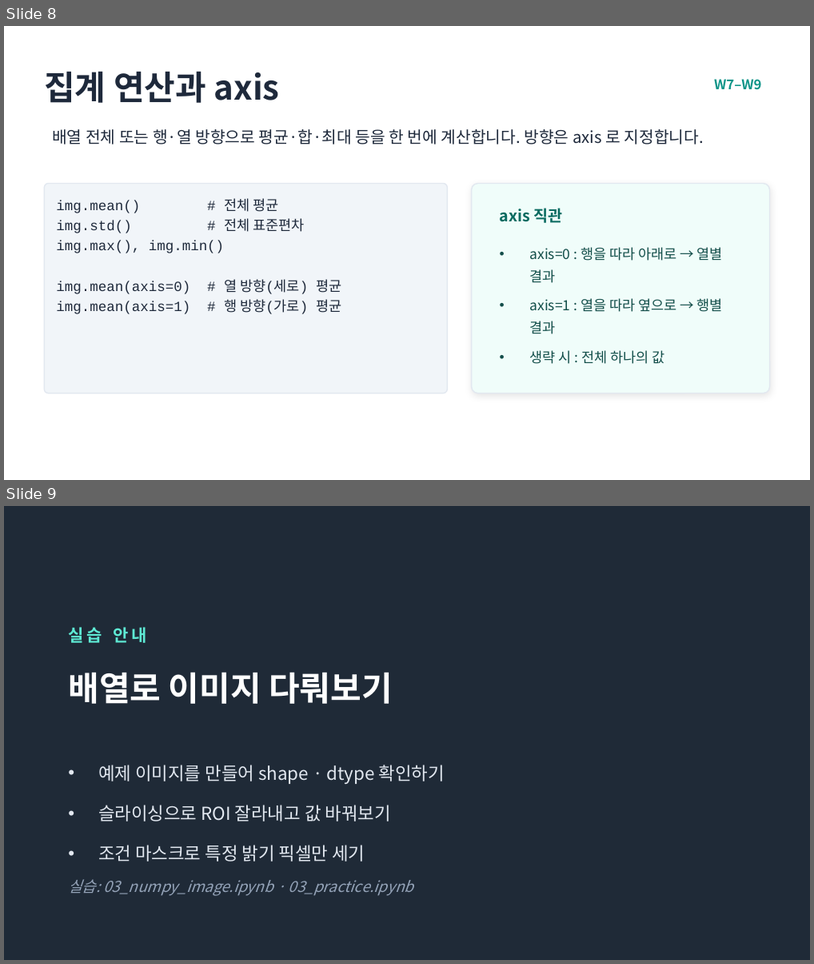
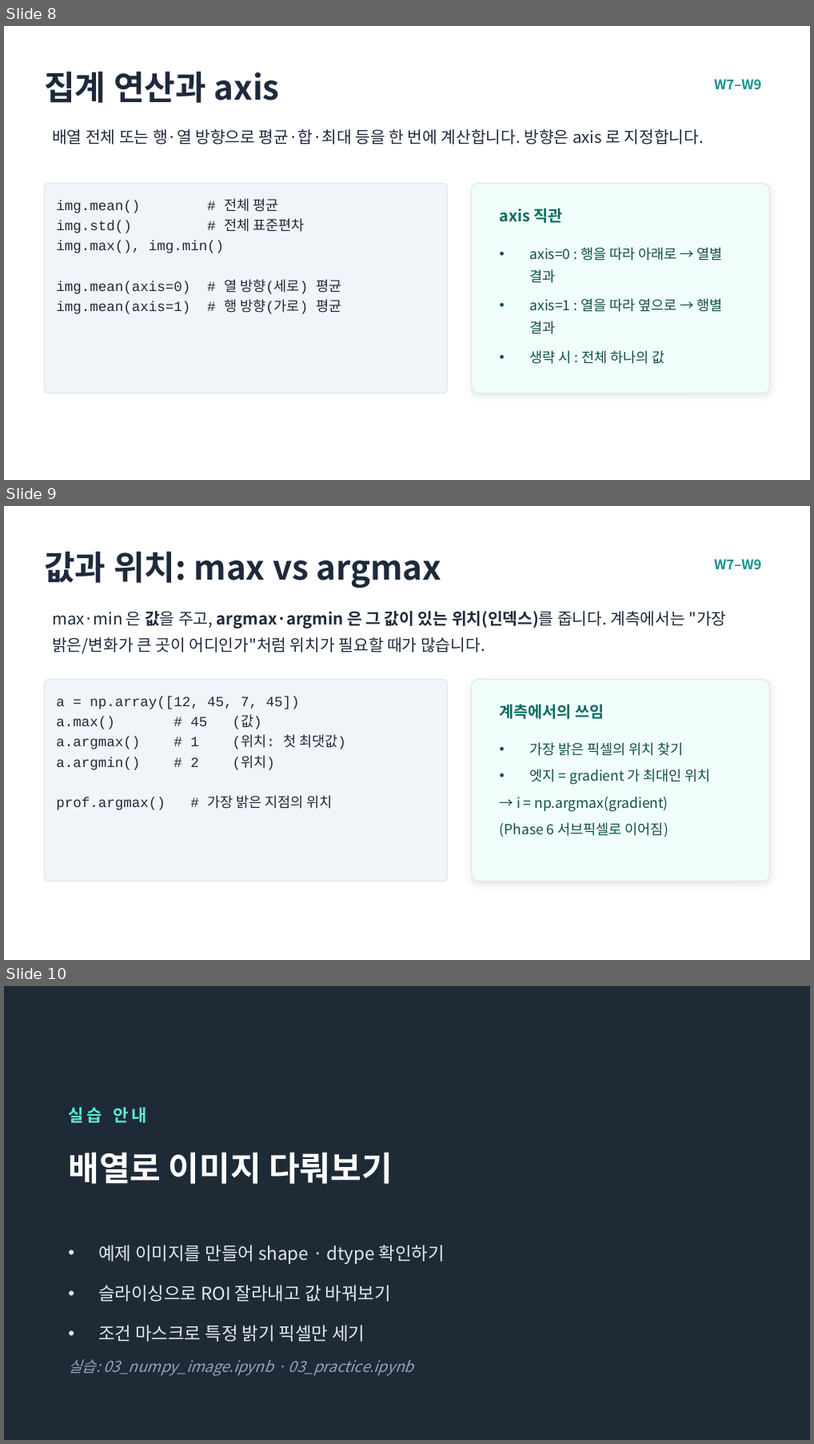
Before and after one commit to sy5255/image_processing, a slide deck: ppt/Phase_3_NumPy_배열로서의이미지.pptx. Shown one above the other, each under a label of ours: slides 8 and 9 before the commit, slides 8, 9 and 10 after it. The pictures are 814x964 and 814x1444 pixels, drawn with LibreOffice and Linux fonts; fonts in the diff are those of the drawing. Boxes give left, top, right and bottom in pixels: in the first picture for what was removed or moved away, otherwise in the second. Text is boxed around its words. In the diff, an @@ line names an element or a change of style, - is before the commit and + after.

```diff
--- a/ppt/Phase_3_NumPy_배열로서의이미지.pptx
+++ b/ppt/Phase_3_NumPy_배열로서의이미지.pptx
@@ slide 9 added at (4, 506, 810, 960), background #FFFFFF @@
@@ text added at (44, 551, 442, 588), 30 pt, text #1E293B, bold @@
+값과 위치: max vs argmax
@@ text added at (714, 559, 762, 570), 12 pt, text #0D9488, bold @@
+W7–W9
@@ text added at (52, 611, 727, 654), 14.5 pt, text #1E293B @@
+max·min 은 값을 주고, argmax·argmin 은 그 값이 있는 위치(인덱스)를 줍니다. 계측에서는 "가장 밝은/변화가 큰 곳이 어디인가"처럼 위치가 필요할 때가 많습니다.
@@ rounded rectangle added at (44, 680, 447, 881), fill #F1F5F9, outline #E2E8F0 1 pt @@
@@ text added at (56, 696, 346, 810), 12.5 pt, text #1E293B @@
+a = np.array([12, 45, 7, 45])
+a.max() # 45 (값)
+a.argmax() # 1 (위치: 첫 최댓값)
+a.argmin() # 2 (위치)
+prof.argmax() # 가장 밝은 지점의 위치
@@ rounded rectangle added at (472, 680, 770, 881), fill #F0FDFA, outline #E2E8F0 1 pt @@
@@ text added at (500, 704, 604, 719), 14 pt, text #0B6B61, bold @@
+계측에서의 쓰임
@@ text added at (500, 742, 711, 837), 12.5 pt, text #134E4A @@
+• 가장 밝은 픽셀의 위치 찾기
+• 엣지 = gradient 가 최대인 위치
+→ i = np.argmax(gradient)
+(Phase 6 서브픽셀로 이어짐)
@@ what was slide 9 is now slide 10 @@
```
Also in this commit, not shown: 25 other files.
